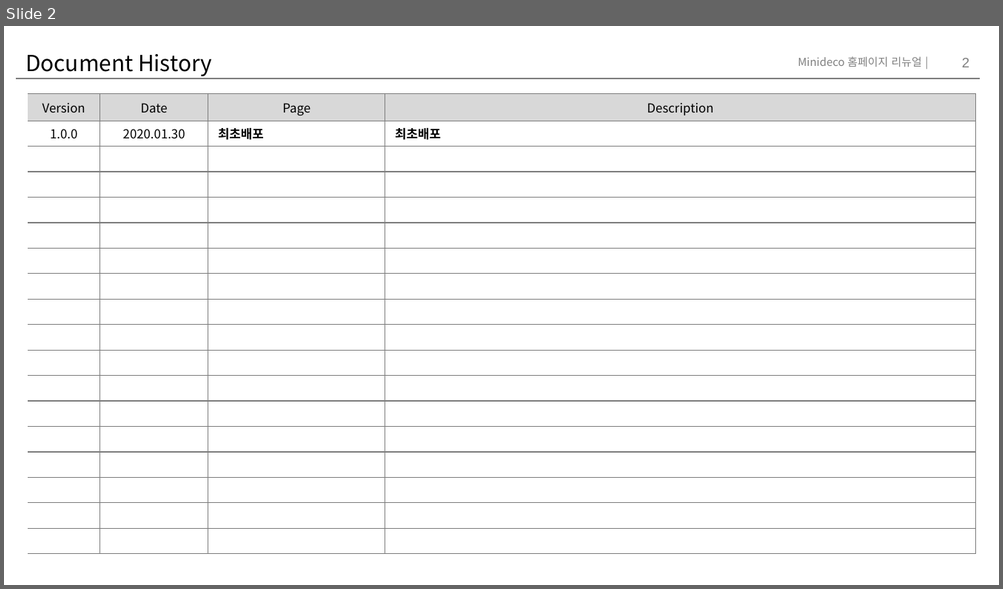
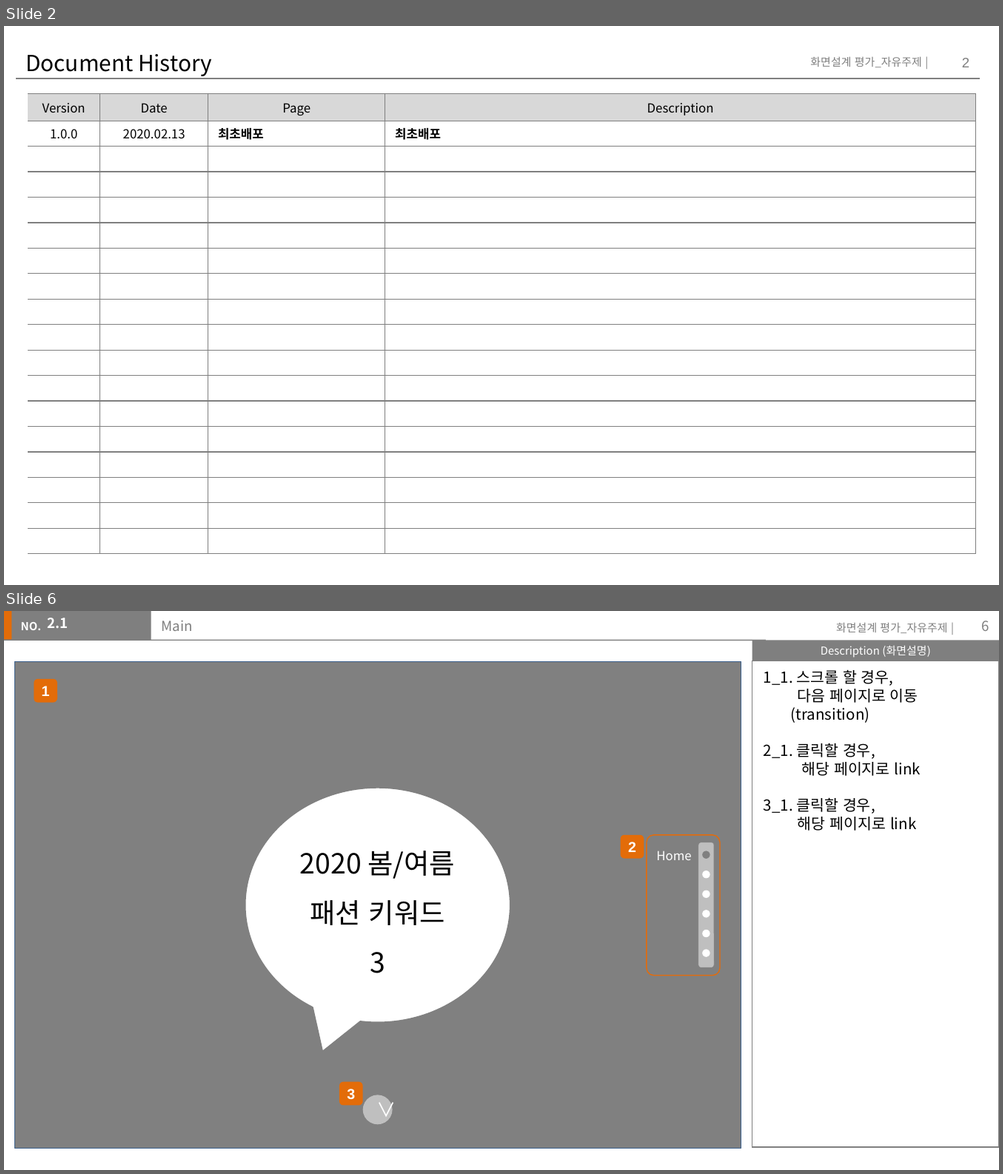
Before and after one commit to chaemilee9012/TIL2020, a slide deck: assignment/storyboard/이채미.pptx. Shown one above the other, each under a label of ours: slide 2 before the commit, slides 2 and 6 after it; the slides between them are not shown. The pictures are 1003x589 and 1003x1174 pixels, drawn with LibreOffice and Linux fonts; fonts in the diff are those of the drawing. Boxes give left, top, right and bottom in pixels: in the first picture for what was removed or moved away, otherwise in the second. Text is boxed around its words. In the diff, an @@ line names an element or a change of style, - is before the commit and + after.

```diff
--- a/assignment/storyboard/이채미.pptx
+++ b/assignment/storyboard/이채미.pptx
@@ slide 6 added at (x1=4, y1=611, x2=999, y2=1170), background #FFFFFF @@
@@ rectangle added at (x1=4, y1=611, x2=15, y2=640), fill #E36C09 @@
@@ rectangle added at (x1=12, y1=611, x2=151, y2=640), fill #7F7F7F @@
@@ text added at (x1=21, y1=622, x2=42, y2=630), 8 pt, text #FFFFFF, bold @@
+NO.
@@ text added at (x1=48, y1=618, x2=68, y2=628), 10 pt, text #FFFFFF, bold @@
+2.1
@@ title added at (x1=162, y1=620, x2=193, y2=631), 10 pt, text #7F7F7F @@
+Main
@@ text added at (x1=836, y1=622, x2=947, y2=633), 8 pt, text #7F7F7F @@
+화면설계 평가_자유주제 |
@@ page number added at (x1=981, y1=621, x2=988, y2=631), 10 pt, text #7F7F7F @@
+6
@@ line added from (4, 640) to (766, 640), #7F7F7F 0.75 pt @@
@@ rectangle added at (x1=752, y1=640, x2=999, y2=661), fill #7F7F7F, 8 pt, text #FFFFFF @@
+Description (화면설명)
@@ rectangle added at (x1=14, y1=662, x2=740, y2=1149), fill #808080, outline #3A5F8C 0.25 pt @@
@@ rectangle added at (x1=752, y1=661, x2=999, y2=1147), outline #7F7F7F 0.75 pt @@
@@ text added at (x1=763, y1=669, x2=920, y2=831), 11 pt, text #000000 @@
+1_1. 스크롤 할 경우,
+다음 페이지로 이동
+(transition)
+2_1. 클릭할 경우,
+해당 페이지로 link
+3_1. 클릭할 경우,
+해당 페이지로 link
@@ rounded rectangle added at (x1=34, y1=678, x2=58, y2=703), fill #E36C09, 10.5 pt, text #FFFFFF, bold @@
+1
@@ speech bubble added at (x1=244, y1=787, x2=510, y2=1022), fill #FFFFFF, outline #808080 1.5 pt @@
@@ text added at (x1=300, y1=851, x2=455, y2=974), 20 pt, text #000000 @@
+2020 봄/여름
+패션 키워드
+3
@@ rounded rectangle added at (x1=620, y1=834, x2=645, y2=859), fill #E36C09, 10.5 pt, text #FFFFFF, bold @@
+2
@@ rounded rectangle added at (x1=646, y1=834, x2=720, y2=975), outline #E46C0A 0.75 pt @@
@@ text added at (x1=656, y1=851, x2=691, y2=860), 9 pt, text #FFFFFF @@
+Home
@@ rounded rectangle added at (x1=698, y1=843, x2=714, y2=968), fill #BFBFBF, outline #808080 0.25 pt @@
@@ ellipse added at (x1=702, y1=851, x2=710, y2=859), fill #808080 @@
@@ ellipse added at (x1=702, y1=871, x2=710, y2=879), fill #FFFFFF @@
@@ ellipse added at (x1=702, y1=891, x2=710, y2=898), fill #FFFFFF @@
@@ ellipse added at (x1=702, y1=911, x2=710, y2=918), fill #FFFFFF @@
@@ ellipse added at (x1=702, y1=930, x2=710, y2=938), fill #FFFFFF @@
@@ ellipse added at (x1=702, y1=949, x2=710, y2=957), fill #FFFFFF @@
@@ rounded rectangle added at (x1=339, y1=1082, x2=363, y2=1106), fill #E36C09, 10.5 pt, text #FFFFFF, bold @@
+3
@@ ellipse added at (x1=363, y1=1096, x2=393, y2=1125), fill #BFBFBF, 14 pt, text #FFFFFF @@
+∨
@@ slide 2 changed as well @@
@@ text at (x1=810, y1=56, x2=922, y2=67): text changed @@
-Minideco 홈페이지 리뉴얼 |
+화면설계 평가_자유주제 |
@@ table at (x1=28, y1=93, x2=976, y2=554) @@
-row 2, column 2: 2020.01.30
+row 2, column 2: 2020.02.13
```
Also in this commit, not shown: 3 other slides changed, 4 other slides added, 16 slides removed, 13 other files.
